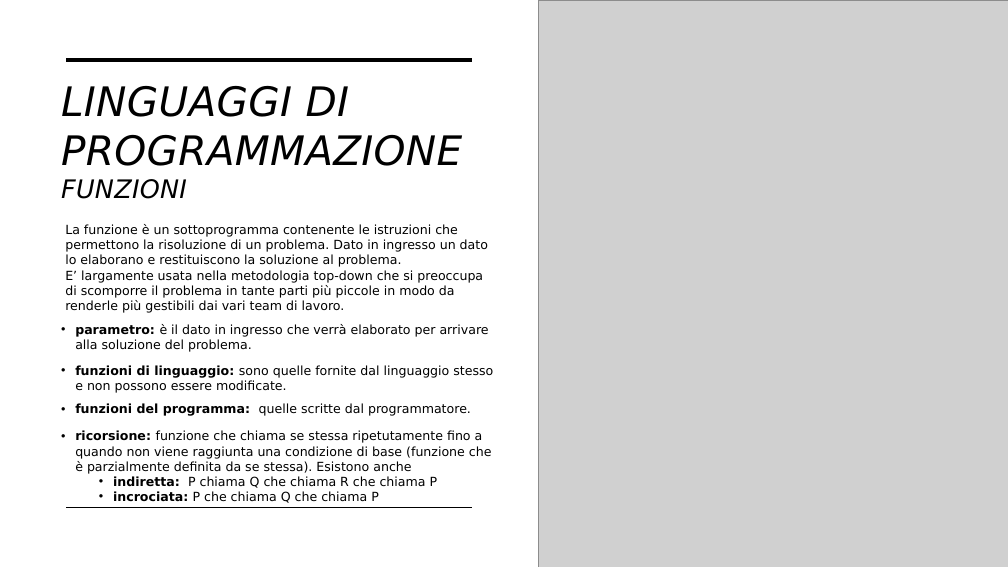
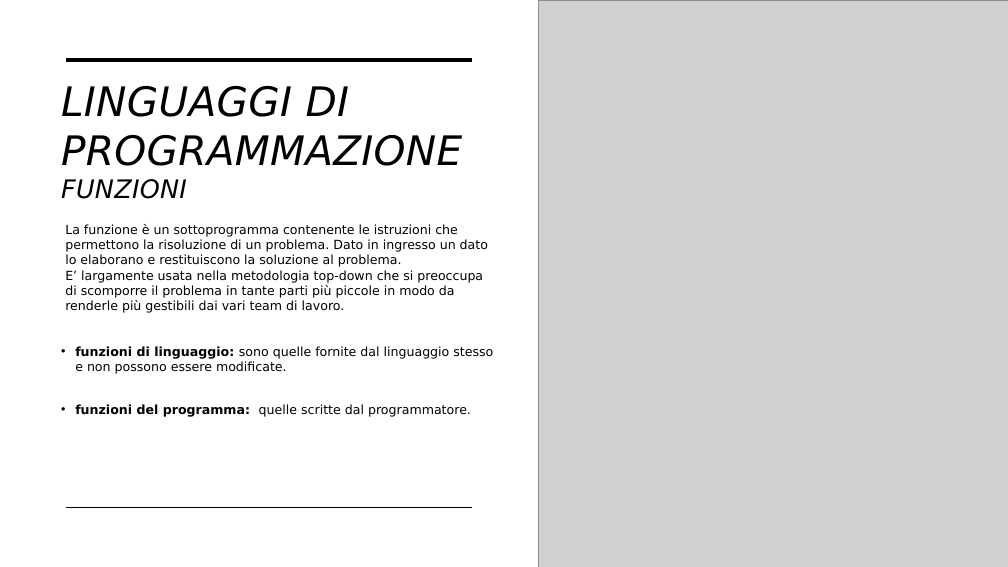
Before and after one commit to ViniciusJMoreira/corso-ifts, a slide deck: slide 57 of IFTS_Fondamenti_di_Programmazione_e_ingegnieria_del_software.pptx (slide 53 before the commit). Drawn at 1008x567 pixels with LibreOffice and Linux fonts; fonts in the diff are those of the drawing; grey boxes stand for pictures. Boxes give left, top, right and bottom in pixels: in the first picture for what was removed or moved away, otherwise in the second. Text is boxed around its words. In the diff, an @@ line names an element or a change of style, - is before the commit and + after.

```diff
--- a/IFTS_Fondamenti_di_Programmazione_e_ingegnieria_del_software.pptx
+++ b/IFTS_Fondamenti_di_Programmazione_e_ingegnieria_del_software.pptx
@@ text removed at (75, 324, 489, 352) @@
-• parametro: è il dato in ingresso che verrà elaborato per arrivare alla soluzione del problema.
@@ text "funzioni di linguaggio: sono quelle ...": place and size @@
-text "funzioni di linguaggio: sono quelle ..." at (75, 365, 493, 393)
+text "funzioni di linguaggio: sono quelle ..." at (75, 346, 493, 374)
@@ text removed at (75, 430, 492, 503) @@
-• ricorsione: funzione che chiama se stessa ripetutamente fino a quando non viene raggiunta una condizione di base (funzione che è parzialmente definita da se stessa). Esistono anche
-  • indiretta: P chiama Q che chiama R che chiama P
-  • incrociata: P che chiama Q che chiama P
```
Also in this commit, not shown: 33 other slides changed, 19 slides added, 11 other files.
